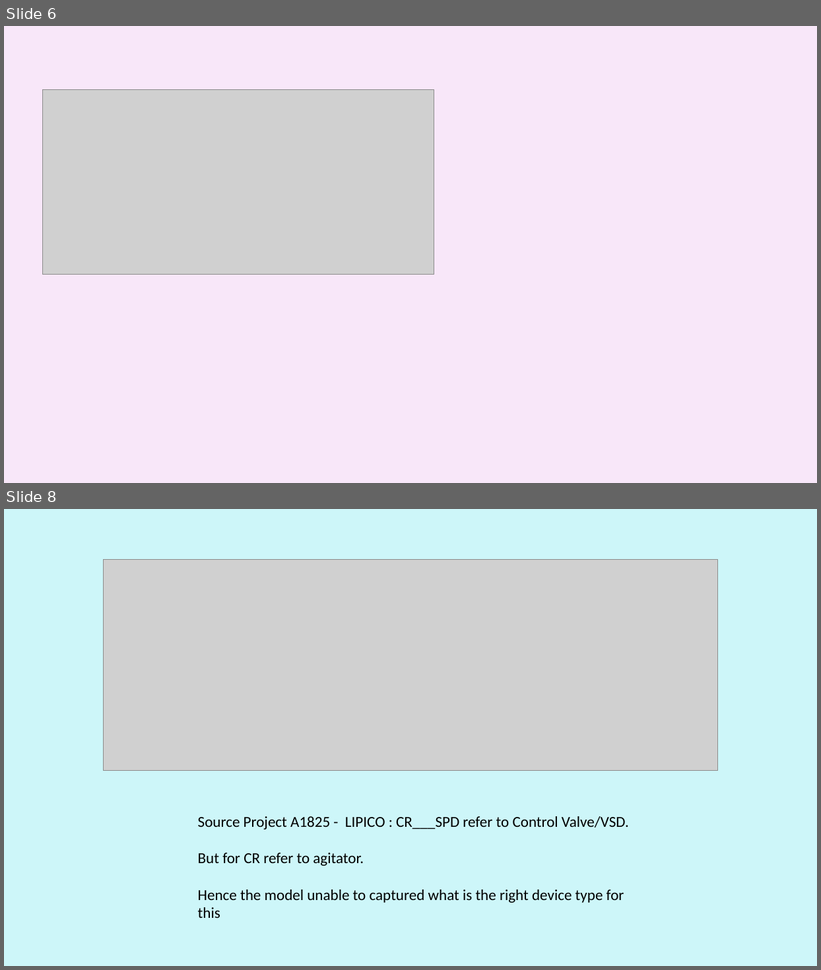
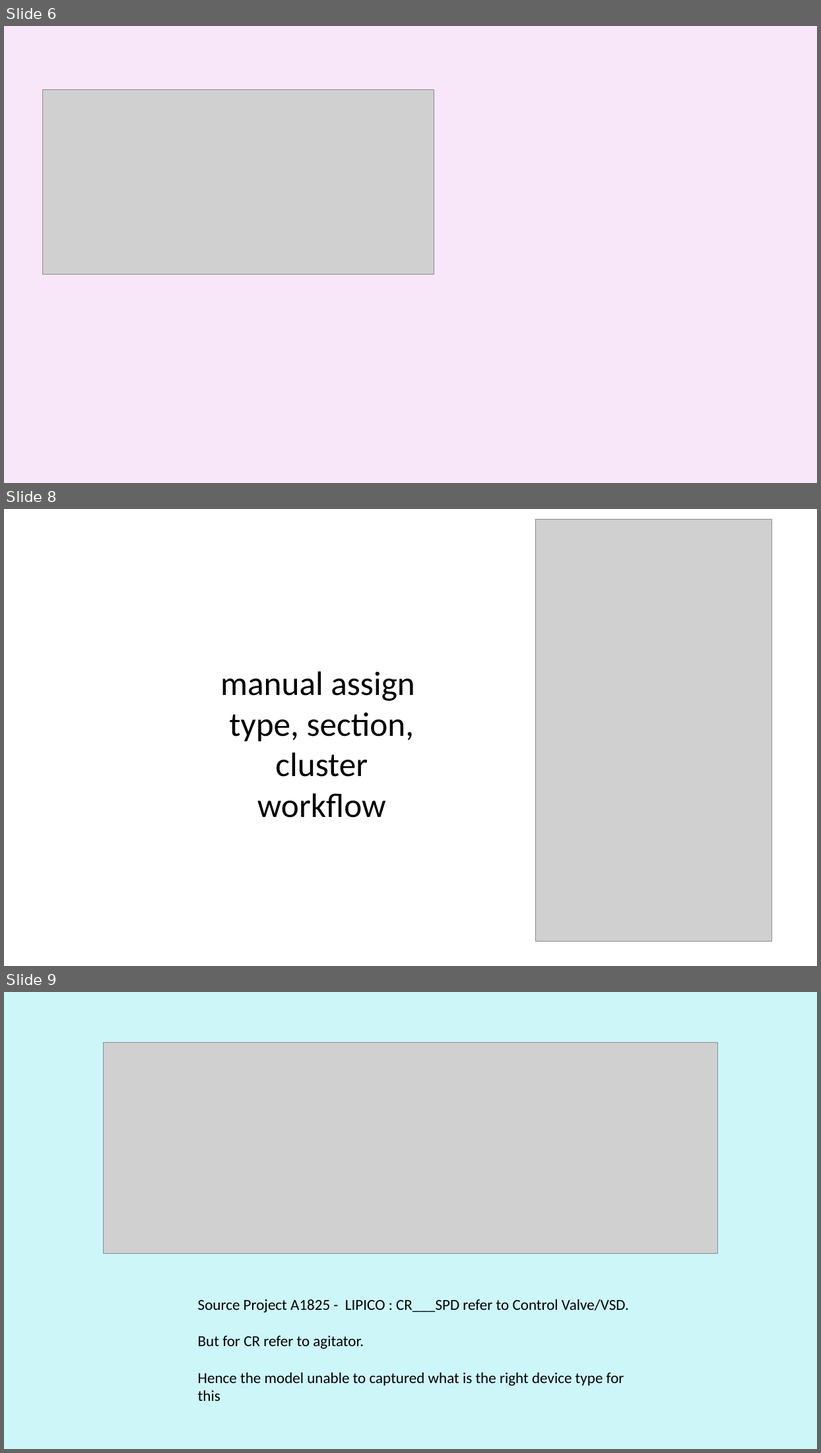
Before and after one commit to Syaziyah30/DeviceCluster, a slide deck: 1.training_model/supplementary/Device Identifier 20260520.pptx. Shown one above the other, each under a label of ours: slides 6 and 8 before the commit, slides 6, 8 and 9 after it; the slides between them are not shown. The pictures are 821x970 and 821x1453 pixels, drawn with LibreOffice and Linux fonts; fonts in the diff are those of the drawing; grey boxes stand for pictures. Boxes give left, top, right and bottom in pixels: in the first picture for what was removed or moved away, otherwise in the second. Text is boxed around its words. In the diff, an @@ line names an element or a change of style, - is before the commit and + after.

Commit message:
update - slide ppt

```diff
--- a/1.training_model/supplementary/Device Identifier 20260520.pptx
+++ b/1.training_model/supplementary/Device Identifier 20260520.pptx
@@ slide 8 added at (4,509,817,966), background #FFFFFF @@
@@ picture added at (536,520,772,941) @@
@@ text added at (220,671,415,818), 40 pt, text #000000 @@
+manual assign
+type, section, cluster
+workflow
@@ what was slide 8 is now slide 9 @@
```
Also in this commit, not shown: 2 other slides added, 3 slides removed.
